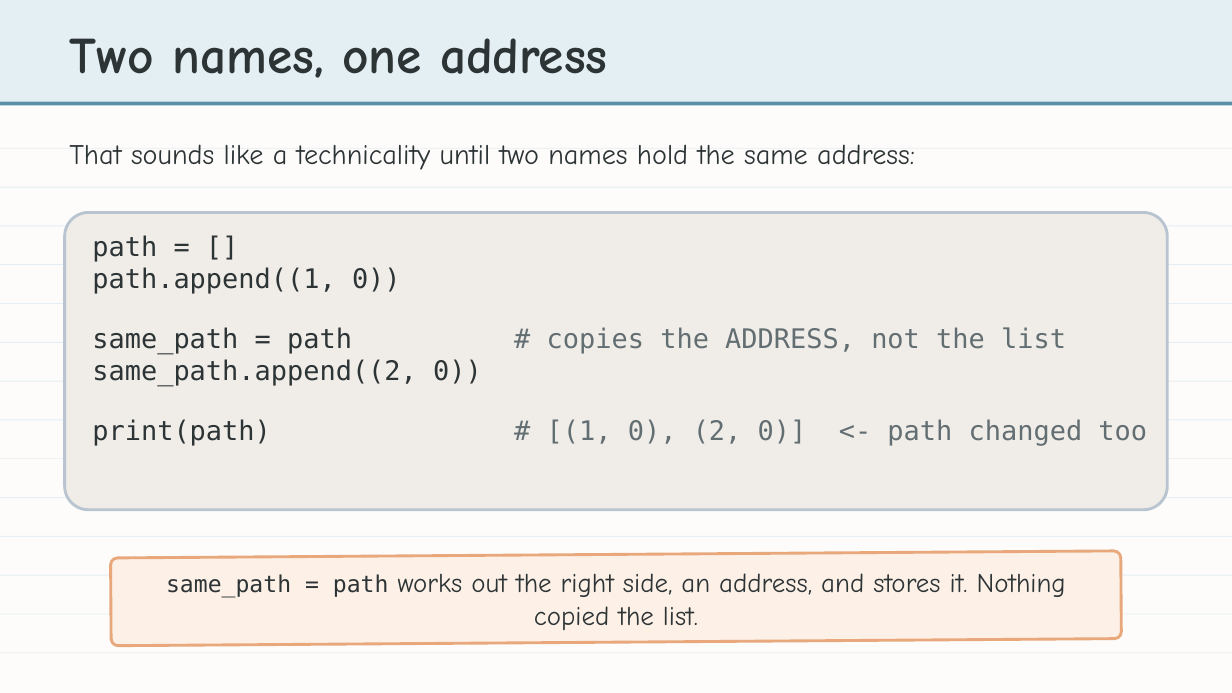
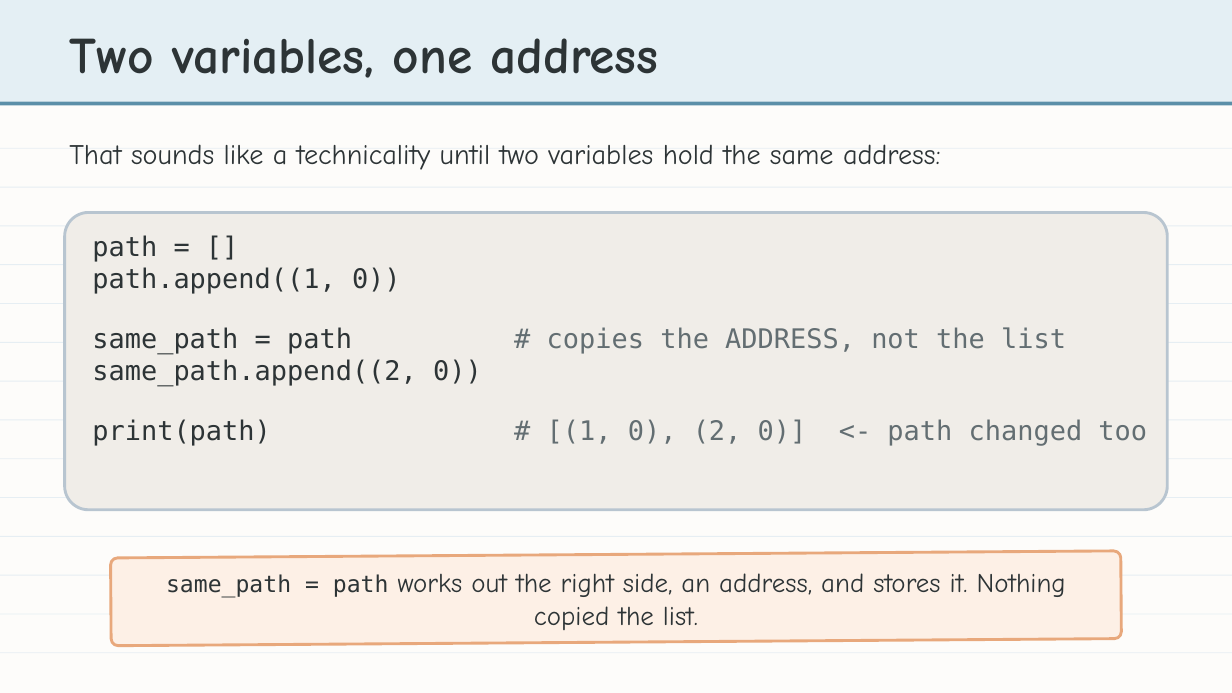
Before and after one commit to bradamiller/LearningPython, a slide deck: slide 21 of static/slides/module-04-manhattan/module-4-lesson-03-lists.pptx. Drawn at 1232x693 pixels with LibreOffice and Linux fonts; fonts in the diff are those of the drawing. Boxes give left, top, right and bottom in pixels: in the first picture for what was removed or moved away, otherwise in the second. Text is boxed around its words. In the diff, an @@ line names an element or a change of style, - is before the commit and + after.

```diff
--- a/static/slides/module-04-manhattan/module-4-lesson-03-lists.pptx
+++ b/static/slides/module-04-manhattan/module-4-lesson-03-lists.pptx
@@ text at <box>69,38,658,78</box>: text changed @@
-Two names, one address
+Two variables, one address
@@ text at <box>69,144,941,170</box>: text changed @@
-That sounds like a technicality until two names hold the same address:
+That sounds like a technicality until two variables hold the same address:
```
Also in this commit, not shown: 6 other slides changed, 8 other files.
